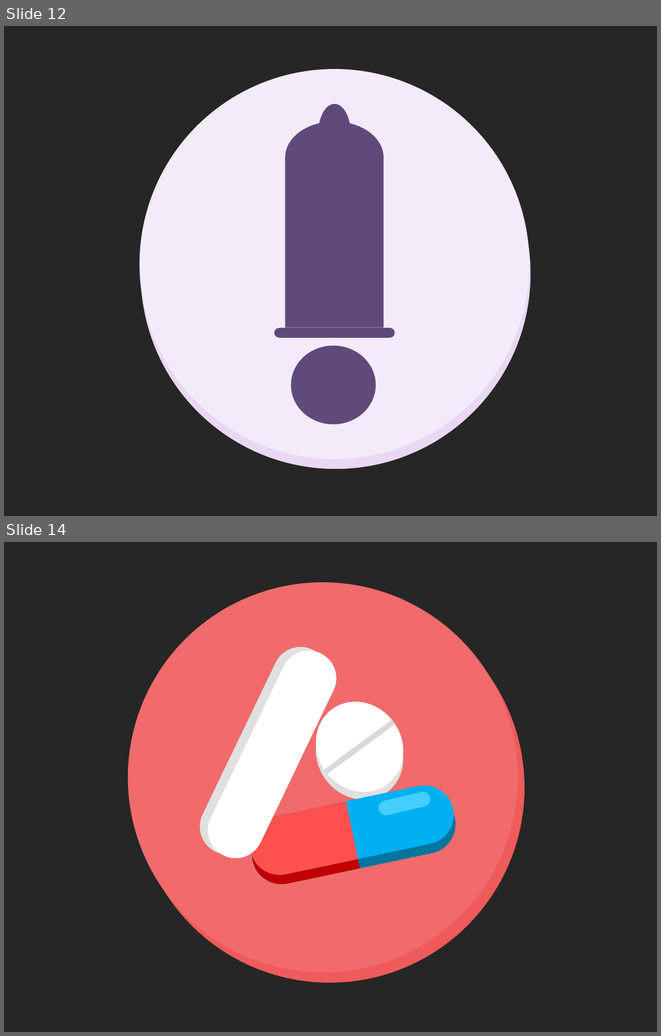
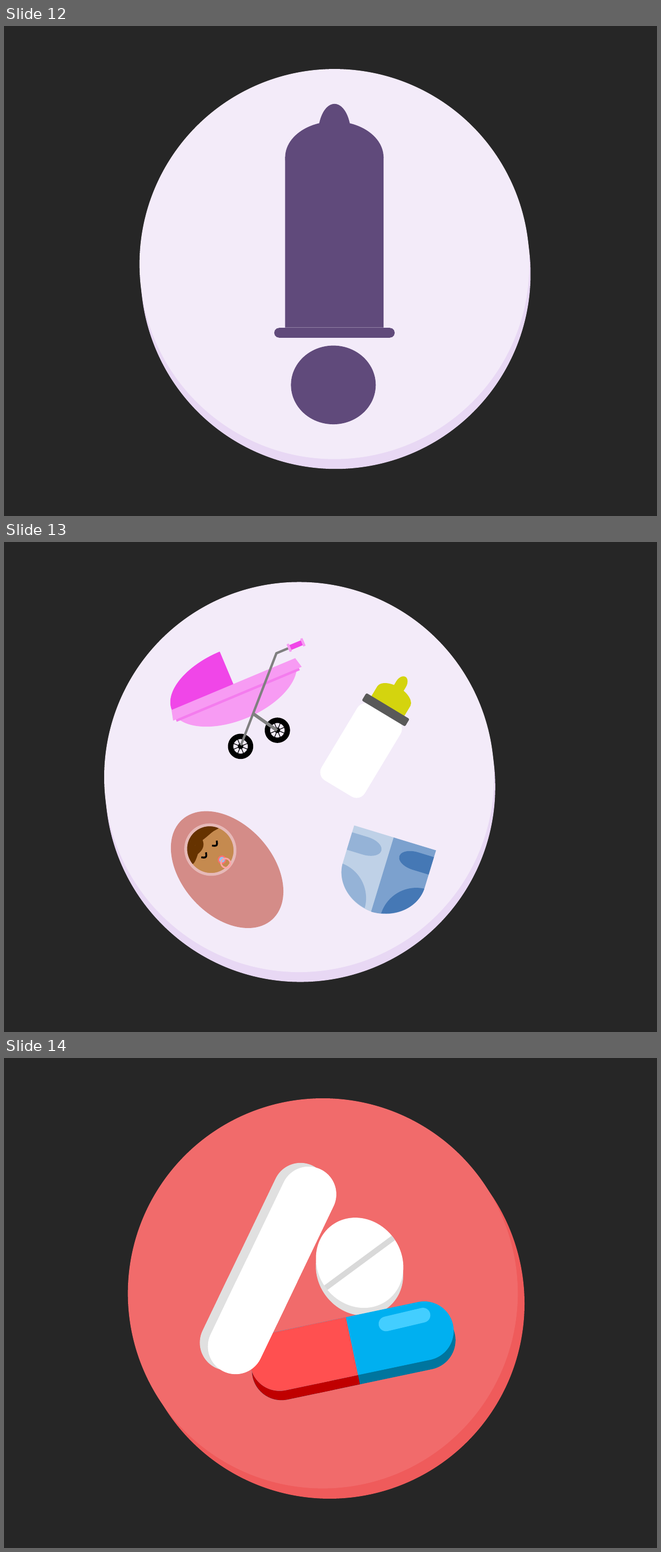
Before and after one commit to gustavogitzel/Discussex, a slide deck: Rascunhos/Logo - PP2.pptx. Shown one above the other, each under a label of ours: slides 12 and 14 before the commit, slides 12, 13 and 14 after it; the slides between them are not shown. The pictures are 661x1036 and 661x1552 pixels, drawn with LibreOffice and Linux fonts; fonts in the diff are those of the drawing. Boxes give left, top, right and bottom in pixels: in the first picture for what was removed or moved away, otherwise in the second. Text is boxed around its words. In the diff, an @@ line names an element or a change of style, - is before the commit and + after.

```diff
--- a/Rascunhos/Logo - PP2.pptx
+++ b/Rascunhos/Logo - PP2.pptx
@@ slide 13 added at <box>4,542,657,1032</box>, background #262626 @@
@@ ellipse added at <box>104,582,494,972</box>, fill #F3EBF9 @@
@@ ellipse added at <box>105,592,495,981</box>, fill #E8D8F4 @@
@@ group added at <box>158,627,309,762</box>: 8 lines, 4 rectangles, 3 rounded rectangles, 2 freeform shapes, 2 ellipses, 2 donuts, 1 trapezoid @@
@@ group added at <box>316,674,415,801</box>: 2 rounded rectangles, 2 flow chart delays, 1 rectangle @@
@@ group added at <box>148,790,306,950</box>: 5 freeform shapes, 4 ellipses, 2 donuts @@
@@ group added at <box>332,826,436,925</box>: 4 freeform shapes, 2 flow chart delays @@
```
Also in this commit, not shown: 1 slide changed, 1 slide removed, 1 other file.
